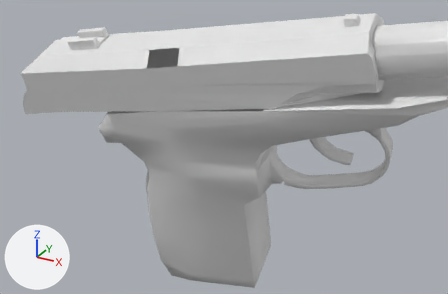
Two versions of the OBJ model Vertex_Animation_Compiler/Assets/Makarov_Pistol_Reload163.obj, one commit apart.
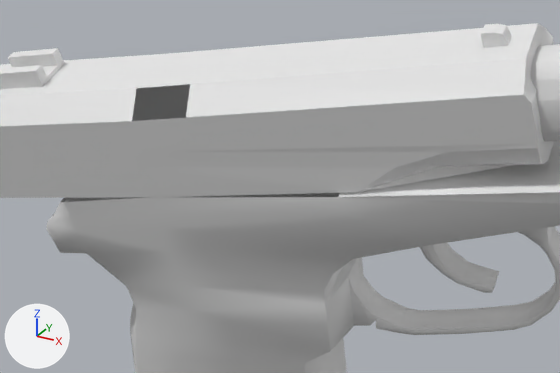
Each version appears first from a camera (50 mm lens) standing at (0.4638, -0.3074, 0.01) and looking at (0.3663, -0.1301, -0.0787), and next in a close-up on the part from 16% to 87% of the width and 0% to 72% of the height. The lights are fixed; the arrows at lower left show +X, +Y and +Z. Where no turn or scale is listed for an object, it has been applied to the vertices.

In view in the first close-up: 'Rest_of_the_gun_Sphere', 'Top_Slider_Sphere.001'.
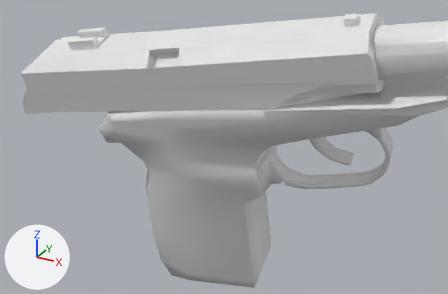
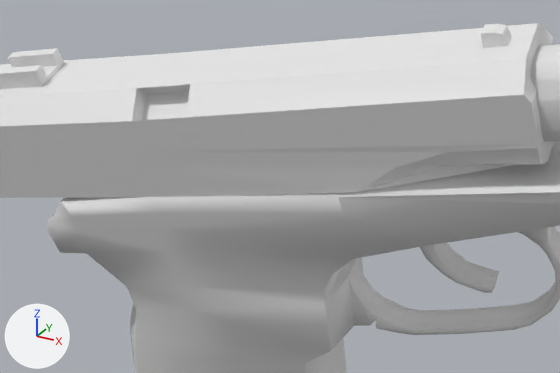
Where the change shows, as pixel boxes (x1, y1, x2, y2) in the close-ups (560 x 373 px):
part 1 of me_rest_of_the_gun_sphere, added
    after: (60, 193, 340, 203)
part 2 of me_top_slider_sphere_001, added
    after: (132, 84, 190, 121)

What the commit changed:
me_rest_of_the_gun_sphere has 272 vertices, 519 faces and spans x 0.3112..0.458, y -0.1378..-0.0821, z -0.1591..-0.0255.
me_rest_of_the_gun_sphere is used by ob_rest_of_the_gun_sphere; location (0.0, 0.0, 0.0).
Verts and faces of me_rest_of_the_gun_sphere; kept vertices keep their numbers, new ones are numbered from 272.
Before the commit, vertices of me_rest_of_the_gun_sphere: 164 (0.3786, -0.1081, -0.0545), 166 (0.3203, -0.1378, -0.0722) at pixel (59, 202), 175 (0.3216, -0.1377, -0.0718) at pixel (64, 202), 178 (0.3821, -0.132, -0.0618) at pixel (338, 197), 179 (0.3421, -0.136, -0.0677) at pixel (149, 197).
Before the commit, vertices of me_rest_of_the_gun_sphere: 180 (0.3182, -0.1138, -0.0646), 181 (0.3386, -0.1121, -0.0605), 183 (0.3168, -0.1139, -0.0649).
Part 1, on me_rest_of_the_gun_sphere:
New faces: (164, 181, 179), (175, 179, 181), (166, 175, 183), (164, 179, 178), (175, 181, 180), (175, 180, 183).
me_top_slider_sphere_001 is used by ob_top_slider_sphere_001; location (0.0, 0.0, 0.0).
me_top_slider_sphere_001 had 127 vertices, 227 faces and spanned x 0.2786..0.418, y -0.1464..-0.1083, z -0.0779..-0.0286.
me_top_slider_sphere_001 now has 131 vertices, 237 faces and spans x 0.2786..0.418, y -0.1464..-0.1083, z -0.0779..-0.0286.
Part 2, on me_top_slider_sphere_001:
4 vertices are added at (0.354, -0.1368, -0.0505), (0.3425, -0.138, -0.0525), (0.3528, -0.1331, -0.0451), (0.3412, -0.1342, -0.0471).
10 new faces join them.
